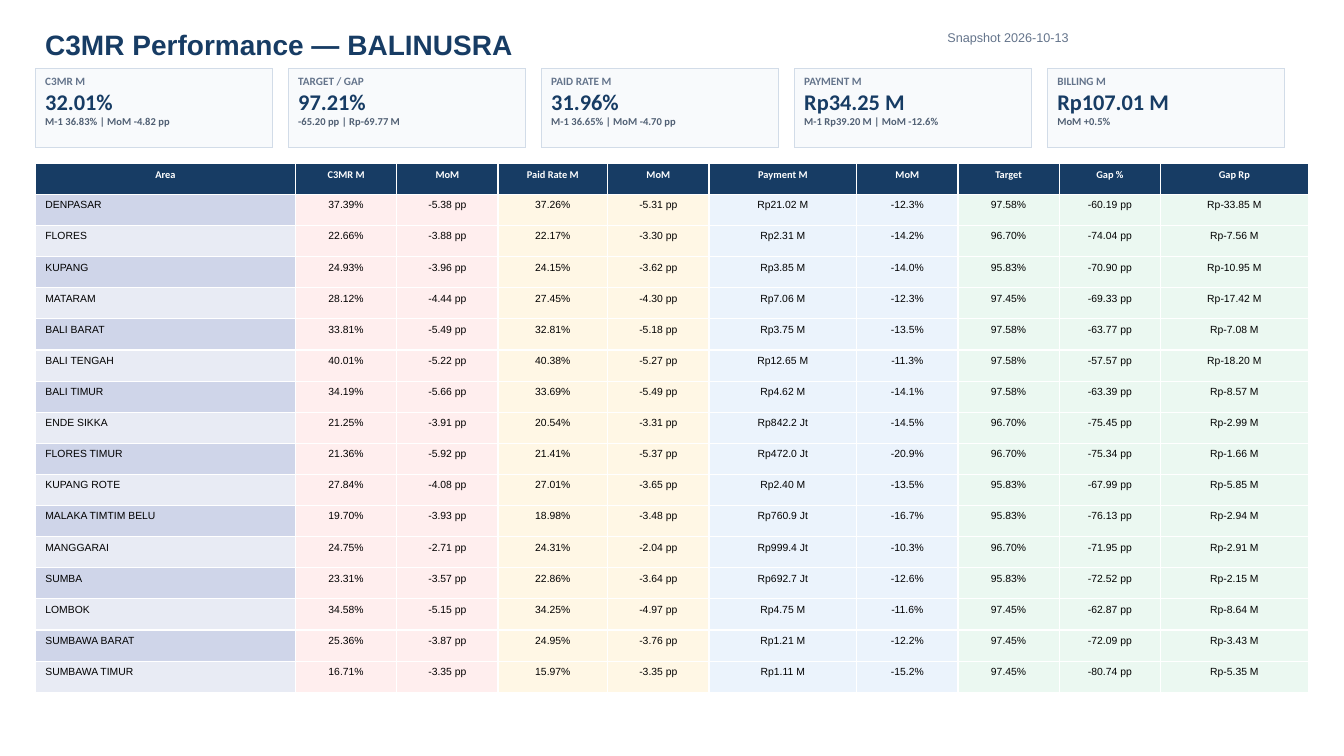
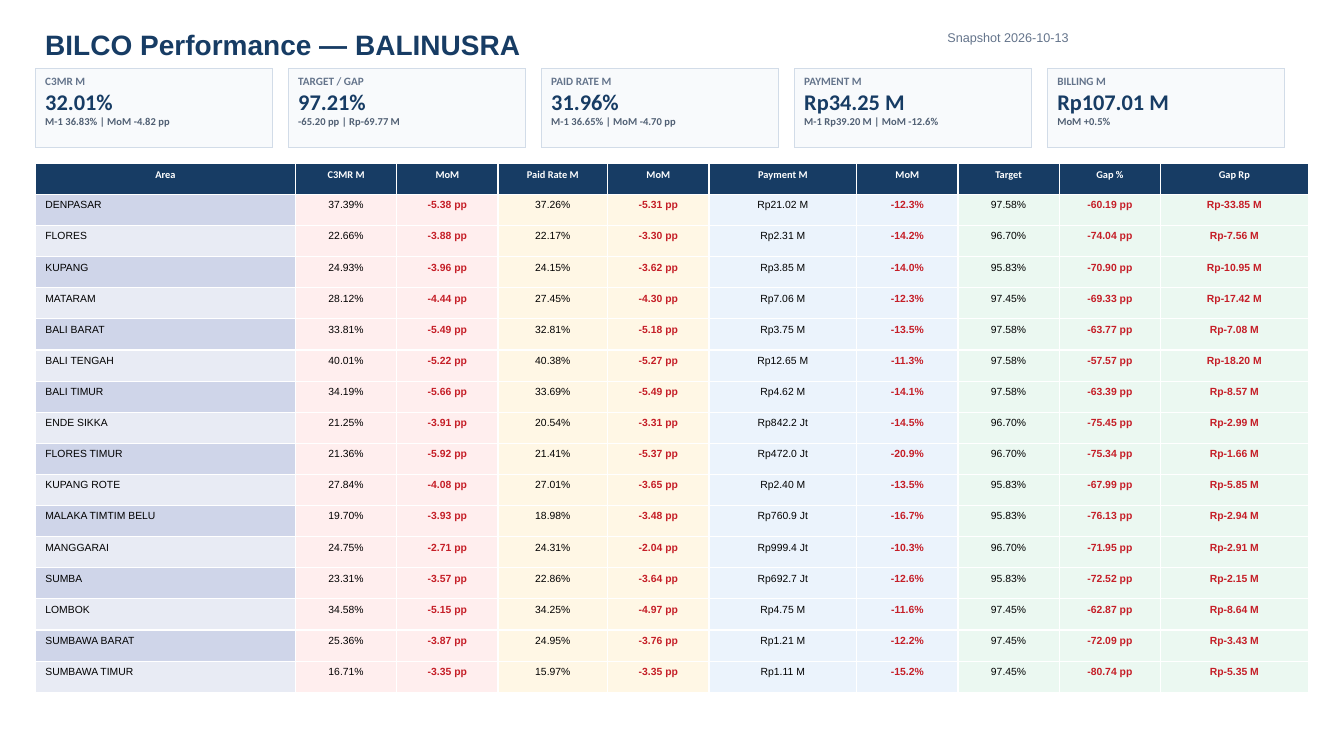
Before and after one commit to linktreehhbalnus-eng/wow_balnus, a slide deck: slide 17 of beta_12wok/reports/BALINUSRA_GM_PERFORMANCE_SUMMARY_20261013_INARA.pptx. Drawn at 1344x756 pixels with LibreOffice and Linux fonts; fonts in the diff are those of the drawing. Boxes give left, top, right and bottom in pixels: in the first picture for what was removed or moved away, otherwise in the second. Text is boxed around its words. In the diff, an @@ line names an element or a change of style, - is before the commit and + after.

```diff
--- a/beta_12wok/reports/BALINUSRA_GM_PERFORMANCE_SUMMARY_20261013_INARA.pptx
+++ b/beta_12wok/reports/BALINUSRA_GM_PERFORMANCE_SUMMARY_20261013_INARA.pptx
@@ text at (45,34,520,56): text changed @@
-C3MR Performance — BALINUSRA
+BILCO Performance — BALINUSRA
@@ table at (35,163,1307,693) @@
@@ text colour #000000 to #C51E27, bold on in "-5.38 pp", "-5.31 pp", "-12.3%", "-60.19 pp" and 76 more places @@
```
Also in this commit, not shown: 1 other slide changed, 12 other files.
